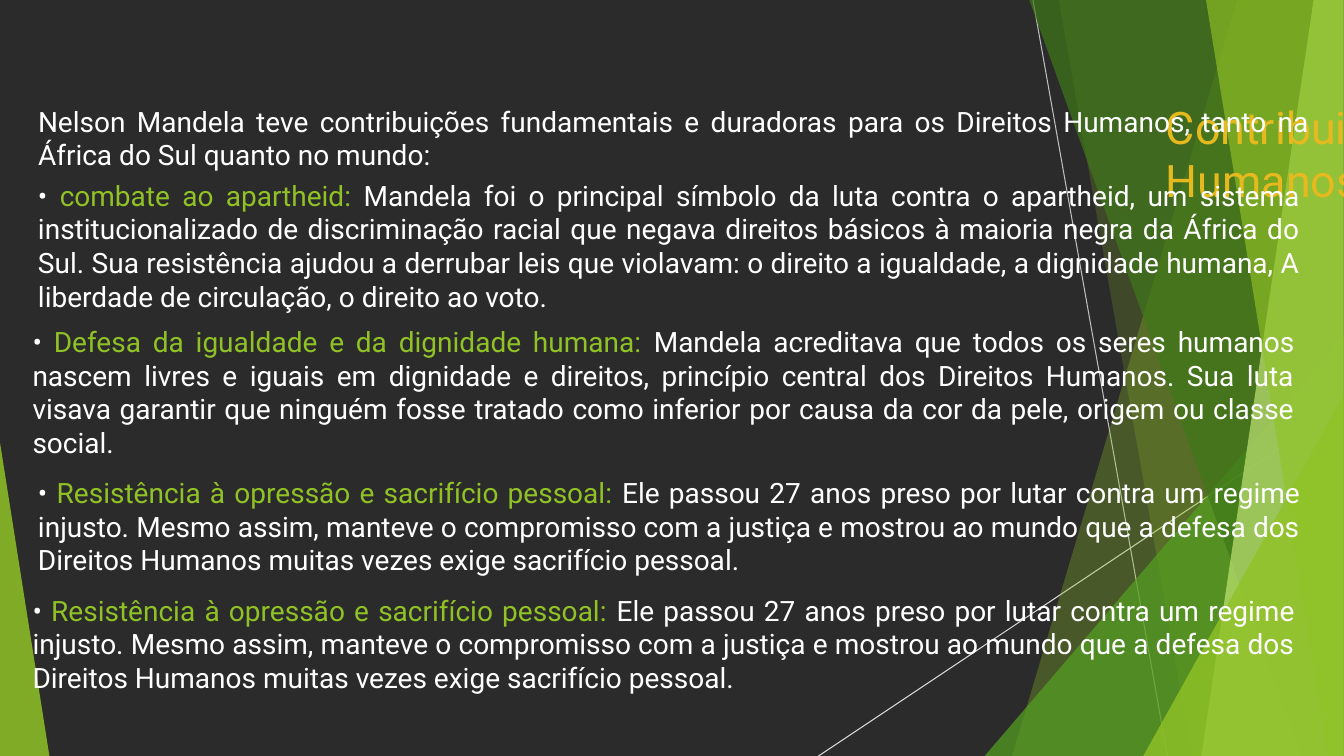
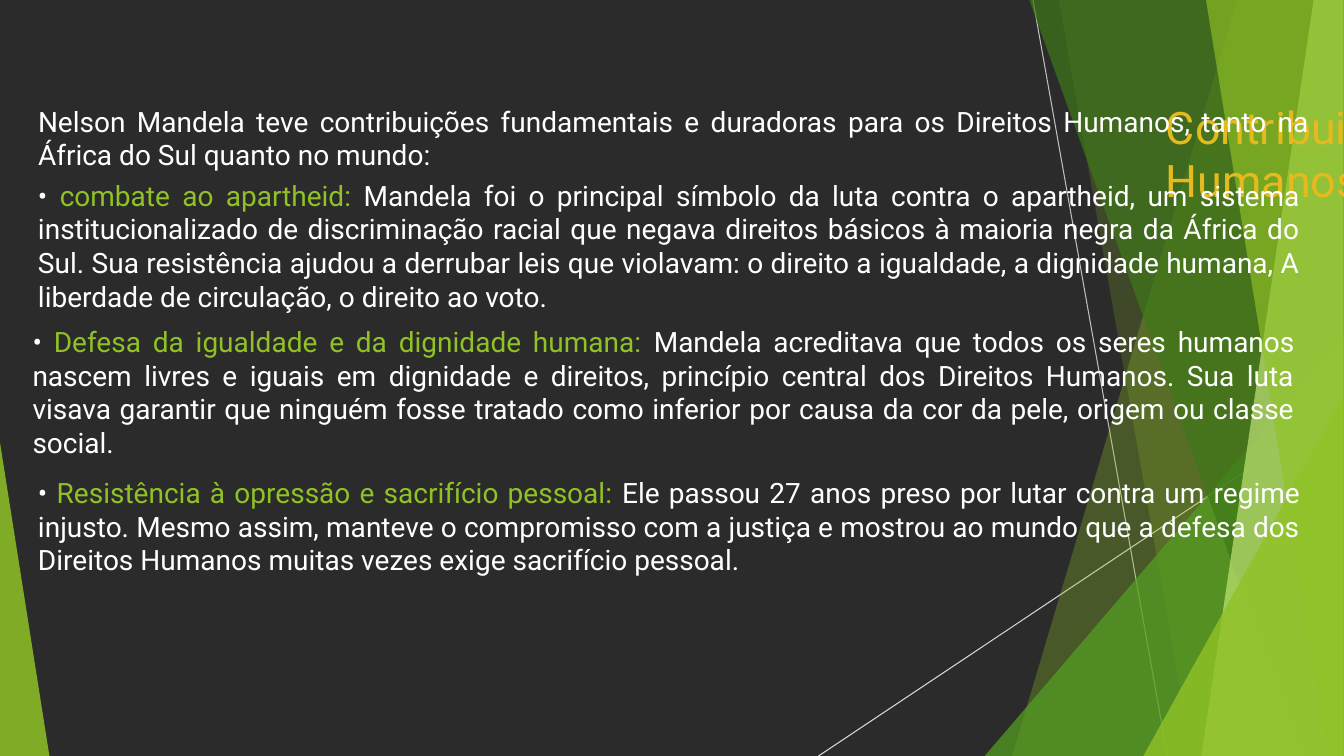
Before and after one commit to freireelvis/urls, a slide deck: slide 6 of aprs_dirint_direitoshumanos.pptx. Drawn at 1344x756 pixels with LibreOffice and Linux fonts; fonts in the diff are those of the drawing; background and template pictures are left out; a plain dark background stands for a picture behind light text. Boxes give left, top, right and bottom in pixels: in the first picture for what was removed or moved away, otherwise in the second. Text is boxed around its words. In the diff, an @@ line names an element or a change of style, - is before the commit and + after.

```diff
--- a/aprs_dirint_direitoshumanos.pptx
+++ b/aprs_dirint_direitoshumanos.pptx
@@ text removed at (33,595,1294,695) @@
-• Resistência à opressão e sacrifício pessoal: Ele passou 27 anos preso por lutar contra um regime injusto. Mesmo assim, manteve o compromisso com a justiça e mostrou ao mundo que a defesa dos Direitos Humanos muitas vezes exige sacrifício pessoal.
```
Also in this commit, not shown: 1 other slide changed.
